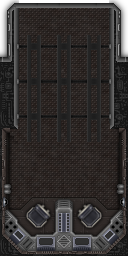
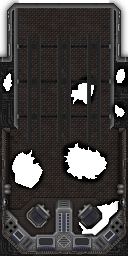
Revision of a layered 128 x 256 image; what changed, layer by layer:
added group "Floor_66" with 3 layers above "Floor_33" over [0, 64, 128, 239]
added layer "walls" (4th of 6, in "Floor_66") in group "Floor_66" over [9, 138, 121, 239]
added layer "Ebene 37" (1st of 3, in "Floor_66") in group "Floor_66" over [0, 64, 128, 239]
added layer "Ebene 4 Kopie 3" (2nd of 4, in "Floor_66") in group "Floor_66" over [0, 64, 128, 239]
hid group "Floor" (3 layers) over [0, 64, 128, 239]
